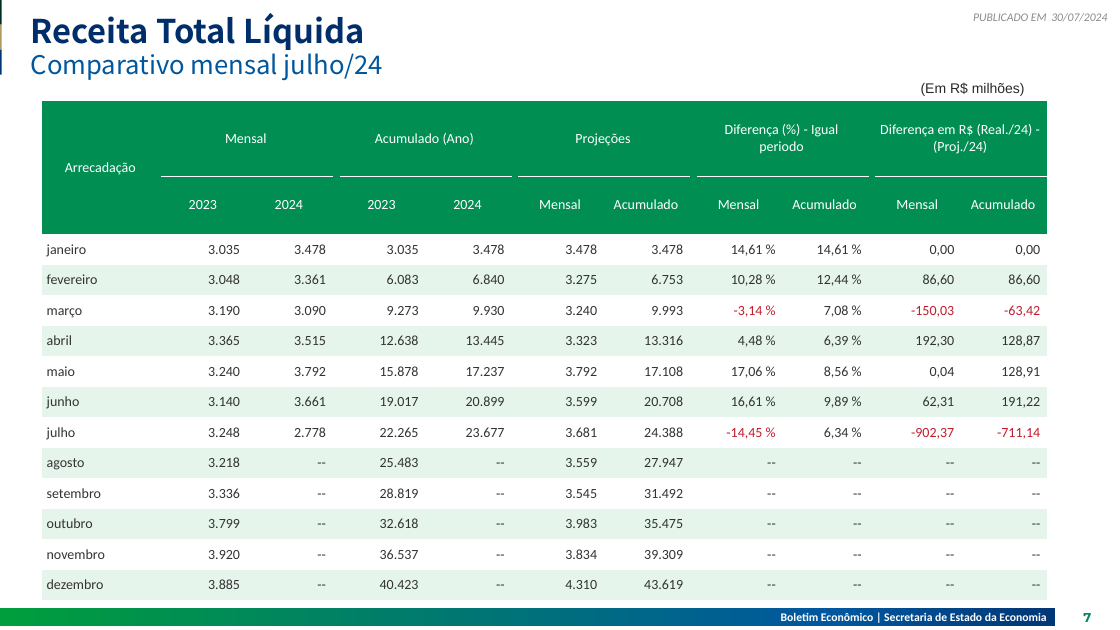
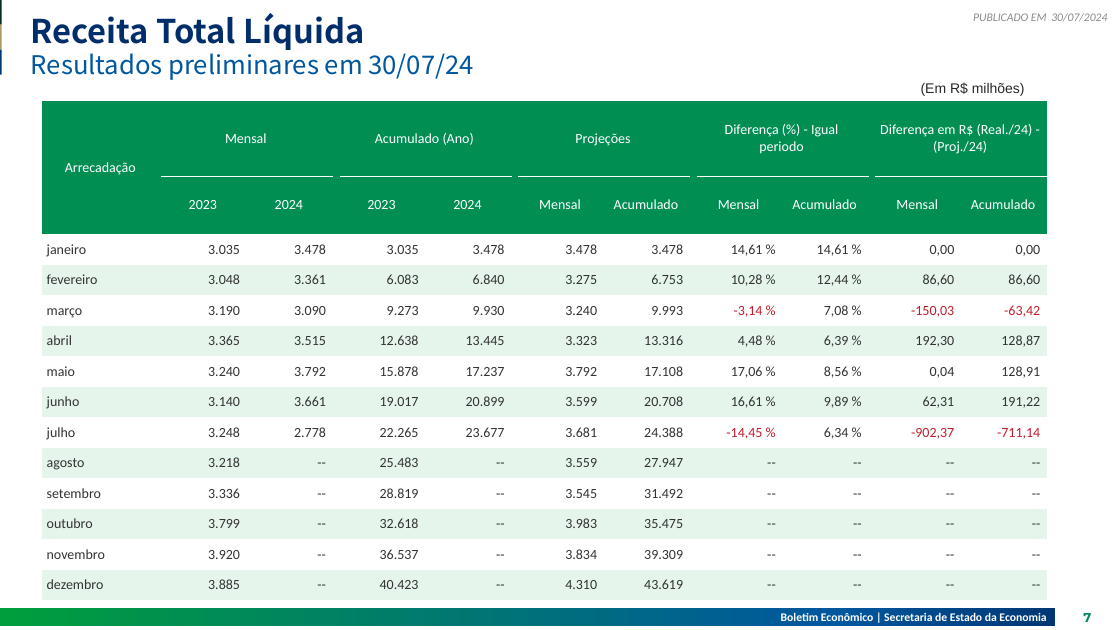
Before and after one commit to raphaellima1/Relatorio_receita, a slide deck: slide 7 of 2024-07-30V2.pptx. Drawn at 1120x630 pixels with LibreOffice and Linux fonts; fonts in the diff are those of the drawing. Boxes give left, top, right and bottom in pixels: in the first picture for what was removed or moved away, otherwise in the second. Text is boxed around its words. In the diff, an @@ line names an element or a change of style, - is before the commit and + after.

```diff
--- a/2024-07-30V2.pptx
+++ b/2024-07-30V2.pptx
@@ subtitle at <box>31,48,474,80</box>: text changed @@
-Comparativo mensal julho/24
+Resultados preliminares em 30/07/24
```
Also in this commit, not shown: 7 other slides changed, 1 slide added, 26 other files.
